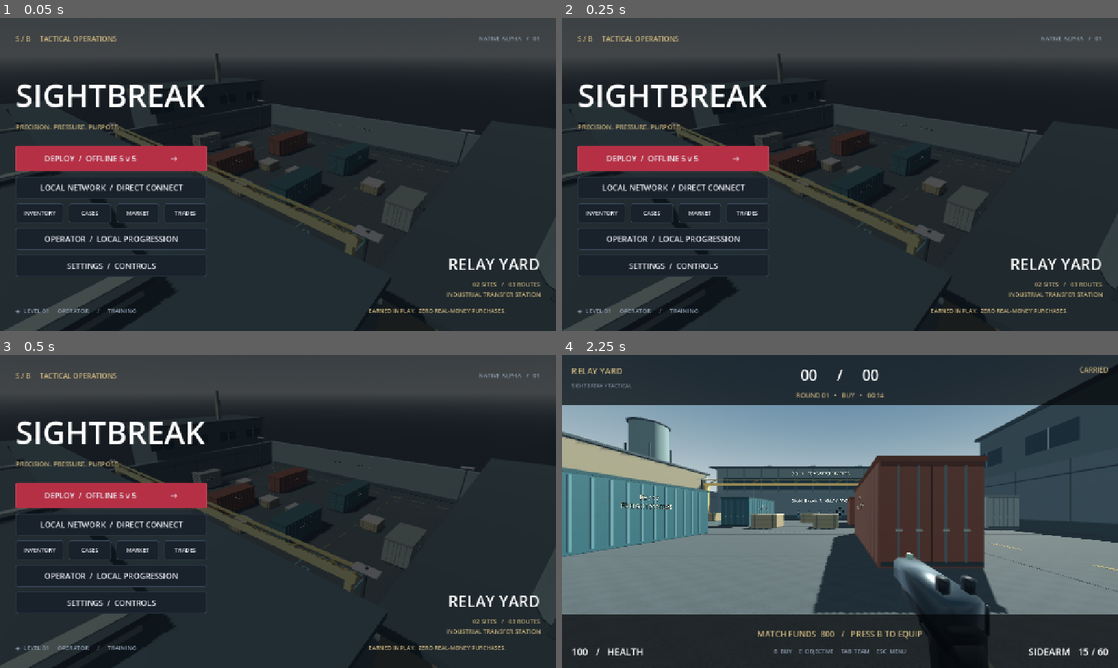
Above: before the commit, frames 1-4 (two rows, left to right).
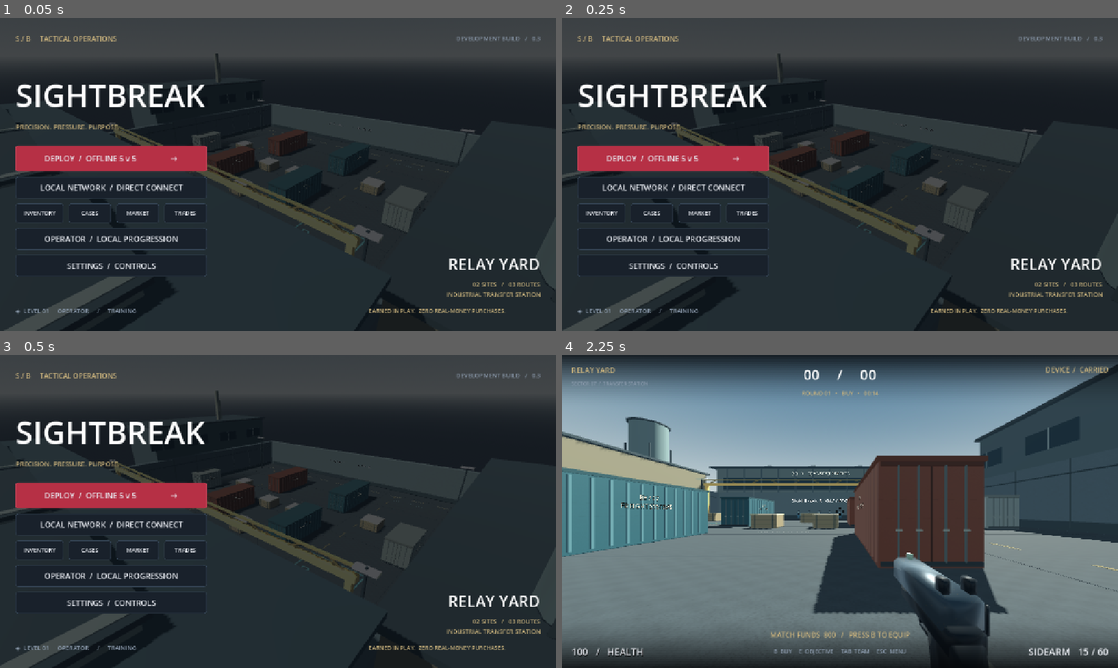
Above: after the commit, the same moments.

Repository: calebaiken/sightbreak
Game: Godot game, scene res://main.tscn
Same seed, same stepped clock (60 frames per second), same inputs: the game is played once before the commit and once after it.
Inputs:
- Up to frame 1 (0.05 s): no input
- Up to frame 2 (0.25 s): no input
- Up to frame 3 (0.5 s): no input
- Up to frame 4 (2.25 s): click "SETTINGS / CONTROLS" at 0.5 s; click "← BACK" at 1.25 s; click "DEPLOY / OFFLINE 5 v 5 →" at 2 s

The runs differ from the first frame. In frame 1, less than 0.1% of the frame differs, in the area x 82-98%, y 6-8%; in frame 2, less than 0.1%; in frame 3, less than 0.1%; in frame 4, 24%, in the area x 0-100%, y 3-96%.
Error after the commit: Invalid access to property or key 'hit_feedback_remaining' on a base object of type 'CharacterBody3D (SBActor)'. (res://scripts/main.gd:591)

Commit message:
Polish mobile combat HUD and expand landscape input regressions

Diff:
--- a/game/scripts/main.gd
+++ b/game/scripts/main.gd
@@ -187,6 +187,7 @@
 	menu_camera.look_at(Vector3(0, 1, 0))
 	menu_camera.current = true
 	menu_camera.fov = 61
+	apply_settings()
 
 func show_menu() -> void:
 	if is_instance_valid(economy_panel): economy_panel.hide()
@@ -209,7 +210,7 @@
 	var spring := Control.new()
 	spring.size_flags_horizontal = Control.SIZE_EXPAND_FILL
 	top.add_child(spring)
-	top.add_child(label("NATIVE ALPHA   /   01", 14, MUTED))
+	top.add_child(label("DEVELOPMENT BUILD   /   0.3", 14, MUTED))
 	var middle := HBoxContainer.new()
 	middle.size_flags_vertical = Control.SIZE_EXPAND_FILL
 	rows.add_child(middle)
@@ -425,6 +426,8 @@
 	var high_quality := int(profile.data.settings.graphics_quality) > 0
 	get_viewport().msaa_3d = Viewport.MSAA_2X if high_quality else Viewport.MSAA_DISABLED
 	for light in find_children("*", "DirectionalLight3D", true, false): light.shadow_enabled = high_quality
+	for node in find_children("*", "Node3D", true, false):
+		if node.has_method("apply_detail_quality"): node.apply_detail_quality(high_quality)
 
 func open_economy(tab: String) -> void:
 	screen = "economy"
@@ -478,15 +481,19 @@
 
 func build_hud() -> void:
 	clear_ui()
-	for area in [Rect2(0, 0, 1, 0.16), Rect2(0, 0.83, 1, 0.17)]:
-		var backdrop := ColorRect.new()
-		backdrop.color = Color(0.015, 0.023, 0.032, 0.72)
-		backdrop.mouse_filter = Control.MOUSE_FILTER_IGNORE
-		backdrop.anchor_left = area.position.x
-		backdrop.anchor_top = area.position.y
-		backdrop.anchor_right = area.end.x
-		backdrop.anchor_bottom = area.end.y
-		ui.add_child(backdrop)
+	# Lightweight vertex-only fades preserve contrast without blocking a third of the view.
+	var shade := Control.new()
+	shade.name = "CombatShade"
+	shade.mouse_filter = Control.MOUSE_FILTER_IGNORE
+	fill(shade)
+	ui.add_child(shade)
+	shade.draw.connect(func():
+		for band in 24:
+			var fade := pow(1.0 - float(band) / 24.0, 1.6) * 0.8
+			shade.draw_rect(Rect2(0, band * 5, shade.size.x, 5), Color(0.018, 0.024, 0.032, fade))
+			shade.draw_rect(Rect2(0, shade.size.y - (band + 1) * 5, shade.size.x, 5), Color(0.018, 0.024, 0.032, fade))
+	)
+	shade.resized.connect(shade.queue_redraw)
 	var margins := margin_frame(ui, 22)
 	margins.mouse_filter = Control.MOUSE_FILTER_IGNORE
 	var rows := VBoxContainer.new()
@@ -498,21 +505,23 @@
 	var nameplate := VBoxContainer.new()
 	nameplate.mouse_filter = Control.MOUSE_FILTER_IGNORE
 	nameplate.size_flags_horizontal = Control.SIZE_EXPAND_FILL
+	nameplate.custom_minimum_size.x = 240
 	top.add_child(nameplate)
-	nameplate.add_child(label("RELAY YARD", 20, GOLD))
-	nameplate.add_child(label("SIGHTBREAK / TACTICAL", 12, MUTED))
+	nameplate.add_child(label("RELAY YARD", 17, GOLD))
+	nameplate.add_child(label("SECTOR 07  /  TRANSFER STATION", 11, MUTED))
 	var central := VBoxContainer.new()
 	central.mouse_filter = Control.MOUSE_FILTER_IGNORE
 	top.add_child(central)
-	score_label = label("00    /    00", 34)
+	score_label = label("00    /    00", 32)
 	score_label.horizontal_alignment = HORIZONTAL_ALIGNMENT_CENTER
 	central.add_child(score_label)
-	phase_label = label("DEPLOYING", 15, GOLD)
+	phase_label = label("DEPLOYING", 13, GOLD)
 	phase_label.horizontal_alignment = HORIZONTAL_ALIGNMENT_CENTER
 	central.add_child(phase_label)
 	var side := VBoxContainer.new()
 	side.mouse_filter = Control.MOUSE_FILTER_IGNORE
 	side.size_flags_horizontal = Control.SIZE_EXPAND_FILL
+	side.custom_minimum_size.x = 240
 	top.add_child(side)
 	action_label = wrapped_label("", 16, GOLD)
 	action_label.horizontal_alignment = HORIZONTAL_ALIGNMENT_RIGHT
@@ -524,7 +533,7 @@
 	space.mouse_filter = Control.MOUSE_FILTER_IGNORE
 	space.size_flags_vertical = Control.SIZE_EXPAND_FILL
 	rows.add_child(space)
-	status_label = wrapped_label("BUY PHASE  /  " + ("Tap BUY to equip" if uses_touch_controls() else "Press B to equip"), 19, GOLD)
+	status_label = wrapped_label("BUY PHASE  /  " + ("Tap BUY to equip" if uses_touch_controls() else "Press B to equip"), 16, GOLD)
 	status_label.horizontal_alignment = HORIZONTAL_ALIGNMENT_CENTER
 	rows.add_child(status_label)
 	objective_bar = ProgressBar.new()
@@ -537,6 +546,8 @@
 	bottom.mouse_filter = Control.MOUSE_FILTER_IGNORE
 	rows.add_child(bottom)
 	health_label = wrapped_label("100  /  HEALTH", 22)
+	health_label.add_theme_color_override("font_shadow_color", Color(0, 0, 0, 0.8))
+	health_label.add_theme_constant_override("shadow_offset_y", 2)
 	health_label.size_flags_horizontal = Control.SIZE_EXPAND_FILL
 	bottom.add_child(health_label)
 	var controls := wrapped_label("BUY  EQUIP     USE  OBJECTIVE     TEAM  ROSTER     II  MENU" if uses_touch_controls() else "B  BUY     E  OBJECTIVE     TAB  TEAM     ESC  MENU", 13, MUTED)
@@ -553,6 +564,8 @@
 	fill(crosshair)
 	ui.add_child(crosshair)
 	crosshair.draw.connect(draw_crosshair)
+	crosshair.resized.connect(crosshair.queue_redraw)
+	crosshair.queue_redraw()
 	touch = Touch.new()
 	touch.enabled = uses_touch_controls()
 	touch.hud_scale = float(profile.data.settings.hud_scale)
@@ -566,13 +579,22 @@
 
 func draw_crosshair() -> void:
 	if not is_instance_valid(crosshair): return
-	var center: Vector2 = ui.size / 2
+	var center: Vector2 = get_viewport().get_visible_rect().size / 2
 	var width: float = profile.data.settings.crosshair_size
 	var color := Color(str(profile.data.settings.crosshair_color))
 	for direction in [Vector2.LEFT, Vector2.RIGHT, Vector2.UP, Vector2.DOWN]:
 		crosshair.draw_line(center + direction * 4, center + direction * (4 + width), Color(0, 0, 0, 0.7), 4)
 		crosshair.draw_line(center + direction * 4, center + direction * (4 + width), color, 2)
 	crosshair.draw_circle(center, 1.5, color)
+	# Confirmation follows resolved authoritative damage, never a speculative client ray.
+	var actor = match_game.local_actor() if is_instance_valid(match_game) else null
+	if actor != null and actor.hit_feedback_remaining > 0:
+		var hit_color := CRIMSON if actor.hit_feedback_lethal else GOLD if actor.hit_feedback_headshot else Color.WHITE
+		hit_color.a = clampf(actor.hit_feedback_remaining / 0.08, 0.0, 1.0)
+		for diagonal in [Vector2(-1, -1), Vector2(1, -1), Vector2(-1, 1), Vector2(1, 1)]:
+			crosshair.draw_line(center + diagonal * 9, center + diagonal * 14, Color(0, 0, 0, hit_color.a * 0.6), 4)
+			crosshair.draw_line(center + diagonal * 9, center + diagonal * 14, hit_color, 2)
+
 
 func _notification(what: int) -> void:
 	if what == NOTIFICATION_APPLICATION_FOCUS_OUT or what == NOTIFICATION_WM_WINDOW_FOCUS_OUT:
@@ -677,7 +699,7 @@
 	var actor = match_game.local_actor()
 	score_label.text = "%02d     /     %02d" % [match_game.attack_score, match_game.defend_score]
 	phase_label.text = "ROUND %02d   •   %s   •   %02d:%02d" % [match_game.round_number, str(match_game.phase).to_upper(), int(match_game.time_left) / 60, int(match_game.time_left) % 60]
-	action_label.text = "DEVICE  %02d s" % int(match_game.objective_timer) if match_game.objective_state == "planted" else str(match_game.objective_state).to_upper()
+	action_label.text = "DEVICE  %02d s" % int(match_game.objective_timer) if match_game.objective_state == "planted" else "DEVICE  /  " + str(match_game.objective_state).to_upper()
 	if match_game.objective_state == "dropped": action_label.text = "DEVICE DROPPED  /  RECOVER"
 	if match_game.phase == "waiting":
 		var humans := 0
@@ -690,10 +712,16 @@
 	objective_bar.visible = objective_bar.value > 0
 	if actor != null:
 		health_label.text = "%03d   /   HEALTH" % maxi(0, int(actor.health)) if actor.alive else "ELIMINATED  /  SPECTATING"
+		var health_color: Color = CRIMSON.lightened(0.3) if actor.alive and actor.health <= 25 else Color("e7eaf0")
+		if health_label.get_theme_color("font_color") != health_color: health_label.add_theme_color_override("font_color", health_color)
 		ammo_label.text = "%s   %02d / %02d" % [str(actor.weapon_id).to_upper(), actor.ammo, actor.reserve]
+		if actor.reload_remaining > 0: ammo_label.text = "RELOADING   %0.1fs" % actor.reload_remaining
+		var ammo_color: Color = GOLD if actor.reload_remaining > 0 else CRIMSON.lightened(0.3) if actor.ammo == 0 else Color("e7eaf0")
+		if ammo_label.get_theme_color("font_color") != ammo_color: ammo_label.add_theme_color_override("font_color", ammo_color)
 		if match_game.phase == "buy": status_label.text = "MATCH FUNDS  %d   /   %s TO EQUIP" % [actor.credits, "TAP BUY" if uses_touch_controls() else "PRESS B"]
 		elif match_game.phase != "waiting" and elapsed > float(status_label.get_meta("until", 0.0)): status_label.text = ("HO …(348 unchanged characters)…
 		crosshair.visible = actor.alive and not paused
+		crosshair.queue_redraw()
 	if (Input.is_physical_key_pressed(KEY_TAB) or elapsed < touch_score_until) and not paused:
 		if not is_instance_valid(score_panel): show_scoreboard()
 	elif is_instance_valid(score_panel):
--- a/game/scripts/ui/touch_controls.gd
+++ b/game/scripts/ui/touch_controls.gd
@@ -31,8 +31,8 @@
 	"interact": Vector2(0.65, 0.72), "grenade": Vector2(0.60, 0.81),
 	"smoke": Vector2(0.69, 0.81), "buy": Vector2(0.19, 0.14), "pause": Vector2(0.96, 0.07), "switch": Vector2(0.91, 0.84), "score": Vector2(0.08, 0.14), "move": Vector2(0.13, 0.74)}
 var positions: Dictionary = DEFAULT_POSITIONS.duplicate()
-const LABELS := {"fire": "FIRE", "jump": "JUMP", "crouch": "LOW", "reload": "LOAD",
-	"interact": "USE", "grenade": "FRAG", "smoke": "SMOKE", "buy": "BUY", "pause": "II", "switch": "SWAP", "score": "TEAM"}
+const LABELS := {"fire": "FIRE", "jump": "JUMP", "crouch": "LOW", "reload": "RELOAD",
+	"interact": "USE", "grenade": "FRAG", "smoke": "SMOKE", "buy": "BUY", "pause": "MENU", "switch": "SWAP", "score": "TEAM"}
 var fingers: Dictionary = {}
 var move_origin := Vector2.ZERO
 var move_position := Vector2.ZERO
@@ -118,6 +118,7 @@
 		return
 	if event is InputEventScreenTouch:
 		if event.pressed and not event.canceled:
+			if not event.position.is_finite(): return
 			var action := action_at(event.position)
 			if editing:
 				if action.is_empty() or fingers.values().has(action): return
@@ -145,6 +146,7 @@
 		get_viewport().set_input_as_handled()
 		queue_redraw()
 	elif event is InputEventScreenDrag and fingers.has(event.index):
+		if not event.position.is_finite(): return
 		var action: String = fingers[event.index]
 		if editing and positions.has(action):
 			var rect := safe_rect if safe_rect.size.x > 0 and safe_rect.size.y > 0 else Rect2(Vector2.ZERO, size)
@@ -155,7 +157,7 @@
 			move_position = event.position
 			movement = joystick_vector(event.position - move_origin)
 		elif action == "look" or action == "fire":
-			look_delta += event.relative
+			if event.relative.is_finite(): look_delta += event.relative
 		get_viewport().set_input_as_handled()
 		queue_redraw()
 
@@ -172,14 +174,56 @@
 		if key == "move": continue
 		var point := control_point(key)
 		var r := radius(key)
-		draw_circle(point, r, Color(0.08, 0.1, 0.13, 0.65))
-		draw_arc(point, r, 0, TAU, 48, Color(0.85, 0.72, 0.45, 0.95) if editing else Color(0.9, 0.9, 0.9, 0.55), 2.0)
-		if actions.get(key, false): draw_circle(point, r - 5, Color(0.7, 0.15, 0.22, 0.55))
+		draw_circle(point, r, Color(0.045, 0.058, 0.072, 0.42))
+		draw_arc(point, r, 0, TAU, 48, Color(0.85, 0.72, 0.45, 0.95) if editing else Color(0.83, 0.87, 0.89, 0.5), 1.25)
+		if key == "fire":
+			draw_arc(point, r - 5, -PI * 0.8, -PI * 0.2, 24, Color(0.77, 0.24, 0.30, 0.95), 2.5)
+		if actions.get(key, false):
+			draw_circle(point, r - 3, Color(0.7, 0.15, 0.22, 0.65))
+			draw_arc(point, r, 0, TAU, 48, Color(0.85, 0.72, 0.45, 0.95), 2.0)
 		var label_text: String = LABELS[key]
 		var width := font.get_string_size(label_text, HORIZONTAL_ALIGNMENT_LEFT, -1, 12).x
-		draw_string(font, point + Vector2(-width / 2, 5), label_text, HORIZONTAL_ALIGNMENT_LEFT, -1, 12, Color.WHITE)
+		_draw_action_icon(key, point + Vector2(0, -8), Color(0.9, 0.92, 0.94, 0.9))
+		draw_string(font, point + Vector2(-width / 2, 17), label_text, HORIZONTAL_ALIGNMENT_LEFT, -1, 12, Color.WHITE)
 	var origin := move_origin if not editing and fingers.values().has("move") else control_point("move")
 	draw_arc(origin, 65 * hud_scale, 0, TAU, 48, Color(0.8, 0.85, 0.9, 0.24), 2.0)
 	draw_circle(origin + Vector2(movement.x, -movement.y) * 40 * hud_scale, 23 * hud_scale, Color(0.8, 0.85, 0.9, 0.25))
 	if editing:
 		draw_string(font, Vector2(size.x * 0.30, size.y * 0.45), "DRAG CONTROLS  /  TAP SAVE ABOVE", HORIZONTAL_ALIGNMENT_LEFT, -1, 22, Color(0.9, 0.78, 0.5))
+
+# Shared geometric glyphs require no textures or shader variants.
+func _draw_action_icon(action: String, at: Vector2, color: Color) -> void:
+	match action:
+		"fire":
+			draw_arc(at, 7, 0, TAU, 24, color, 1.5)
+			for axis in [Vector2.LEFT, Vector2.RIGHT, Vector2.UP, Vector2.DOWN]: draw_line(at + axis * 10, at + axis * 14, color, 2)
+			draw_circle(at, 2, color)
+		"reload":
+			draw_arc(at, 8, -PI * 0.8, PI * 0.7, 22, color, 1.5)
+			draw_line(at + Vector2(-5, -6), at + Vector2(-5, -1), color, 1.5)
+			draw_line(at + Vector2(-5, -6), at + Vector2(0, -6), color, 1.5)
+		"jump", "crouch":
+			var sign_y := -1 if action == "jump" else 1
+			draw_line(at + Vector2(-8, 3 * sign_y), at + Vector2(0, 8 * sign_y), color, 2)
+			draw_line(at + Vector2(0, 8 * sign_y), at + Vector2(8, 3 * sign_y), color, 2)
+			draw_line(at + Vector2(0, 8 * sign_y), at + Vector2(0, -7 * sign_y), color, 2)
+		"switch":
+			draw_line(at + Vector2(-10, -4), at + Vector2(10, -4), color, 1.5)
+			draw_line(at + Vector2(10, -4), at + Vector2(6, -8), color, 1.5)
+			draw_line(at + Vector2(10, 4), at + Vector2(-10, 4), color, 1.5)
+			draw_line(at + Vector2(-10, 4), at + Vector2(-6, 8), color, 1.5)
+		"grenade", "smoke":
+			draw_rect(Rect2(at + Vector2(-5, -5), Vector2(10, 13)), color, false, 1.5)
+			draw_line(at + Vector2(-3, -8), at + Vector2(4, -8), color, 2)
+			if action == "smoke": draw_line(at + Vector2(-3, 0), at + Vector2(3, 0), color, 1.5)
+		"pause":
+			draw_line(at + Vector2(-4, -6), at + Vector2(-4, 7), color, 3)
+			draw_line(at + Vector2(4, -6), at + Vector2(4, 7), color, 3)
+		"score":
+			for row in [-5, 0, 5]: draw_line(at + Vector2(-8, row), at + Vector2(8, row), color, 1.5)
+		"buy":
+			draw_rect(Rect2(at + Vector2(-8, -5), Vector2(16, 12)), color, false, 1.5)
+			draw_line(at + Vector2(-3, -8), at + Vector2(3, -8), color, 2)
+		"interact":
+			draw_line(at + Vector2(-7, 0), at + Vector2(7, 0), color, 2)
+			draw_line(at + Vector2(0, -7), at + Vector2(0, 7), color, 2)
--- a/game/tests/landscape_ui_test.gd
+++ b/game/tests/landscape_ui_test.gd
@@ -33,7 +33,7 @@
 	main.profile.data.settings.touch_visible = true
 	main.profile.data.settings.hud_positions = {}
 	await settle()
-	for dimensions in [Vector2i(1280, 720), Vector2i(1600, 720), Vector2i(960, 720)]:
+	for dimensions in [Vector2i(1280, 720), Vector2i(1600, 720), Vector2i(960, 720), Vector2i(1560, 720)]:
 		root.content_scale_size = dimensions
 		root.size = dimensions
 		await settle()
@@ -51,6 +51,12 @@
 		main.start_match({"mode": "offline", "difficulty": "normal", "name": "Landscape QA"})
 		await settle()
 		check_horizontal(main.ui, str(dimensions) + " combat HUD")
+		check(main.crosshair.get_global_rect().get_center().is_equal_approx(Vector2(dimensions) * 0.5), "Reticle canvas remains at optical viewport center")
+		check(absf(main.score_label.get_global_rect().get_center().x - dimensions.x * 0.5) < 1.0, "Match score stays horizontally centered independent of side labels")
+		for control_name in main.touch.positions:
+			var point: Vector2 = main.touch.control_point(control_name)
+			var radius: float = main.touch.radius(control_name)
+			check(point.x - radius >= 0 and point.y - radius >= 0 and point.x + radius <= dimensions.x and point.y + radius <= dimensions.y, control_name + " full touch target stays in landscape")
 		await capture(main, "%dx%d-touch-hud" % [dimensions.x, dimensions.y])
 		for action in ["grenade", "smoke"]:
 			var point: Vector2 = main.touch.control_point(action)
--- a/game/tests/main_test.gd
+++ b/game/tests/main_test.gd
@@ -79,6 +79,15 @@
 	main._physics_process(1.0 / 60.0)
 	var expected_look: Vector2 = look_before - Vector2(10, 5) * float(main.profile.data.settings.touch_sensitivity)
 	check(main.input_look.is_equal_approx(expected_look), "Touch aiming applies configured sensitivity exactly once")
+	actor.health = 20
+	actor.reload_remaining = 0.8
+	main._process(0.01)
+	check(main.ammo_label.text.begins_with("RELOADING"), "Reload timer is readable in HUD while magazine is unavailable")
+	check(main.health_label.get_theme_color("font_color") == main.CRIMSON.lightened(0.3), "Critical health receives a distinct readable HUD cue")
+	actor.health = 100
+	actor.reload_remaining = 0.0
+	main._process(0.01)
+	check(not main.ammo_label.text.begins_with("RELOADING"), "HUD restores weapon and ammunition when reload completes")
 	main.open_touch_editor()
 	check(main.paused and main.touch.editing, "Mobile HUD editor opens without controlling character")
 	main.touch.positions.fire = Vector2(0.5, 0.5)
--- a/game/tests/touch_test.gd
+++ b/game/tests/touch_test.gd
@@ -40,6 +40,21 @@
 	drag.relative = Vector2(10, 2)
 	root.push_input(drag)
 	check(touch.consume_look() == Vector2(10, 2), "Fourth finger aims while firing and moving")
+	check(touch.consume_look() == Vector2.ZERO, "Touch aim is consumed once without an artificial smoothing tail")
+	for sample in [Vector2(3, 1), Vector2(4, -2), Vector2(-1, 5)]:
+		drag.relative = sample
+		root.push_input(drag)
+	check(touch.consume_look() == Vector2(6, 4), "High-frequency touch motion sums exactly across physics ticks")
+	drag.relative = Vector2(NAN, 1)
+	root.push_input(drag)
+	check(touch.consume_look() == Vector2.ZERO, "Malformed non-finite touch motion cannot corrupt camera aim")
+	drag.index = 0
+	drag.position = Vector2(INF, 100)
+	var old_movement: Vector2 = touch.movement
+	root.push_input(drag)
+	check(touch.movement == old_movement, "Malformed pointer position cannot poison joystick movement")
+	press(12, Vector2(NAN, 200))
+	check(not touch.fingers.has(12), "Malformed pointer press cannot reserve a finger action")
 	press(1, touch.control_point("fire"), false)
 	check(not touch.actions.get("fire", false) and touch.fingers.size() == 3, "One pointer release doesn't cancel other pointers")
 	touch.reset_input()
